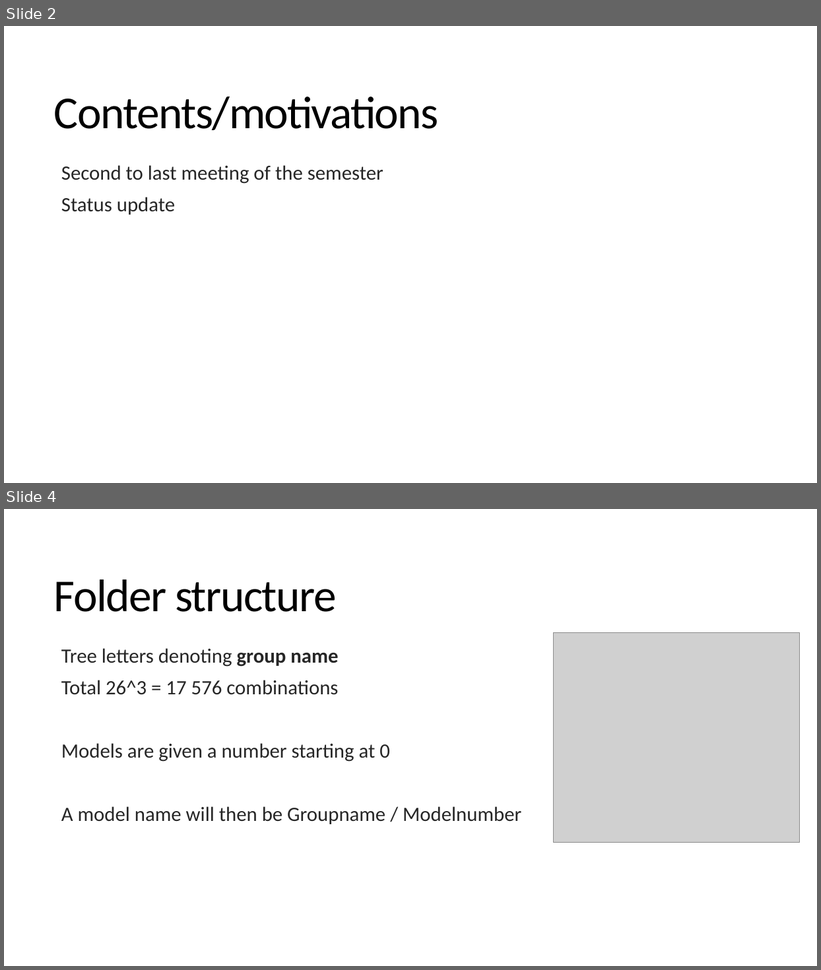
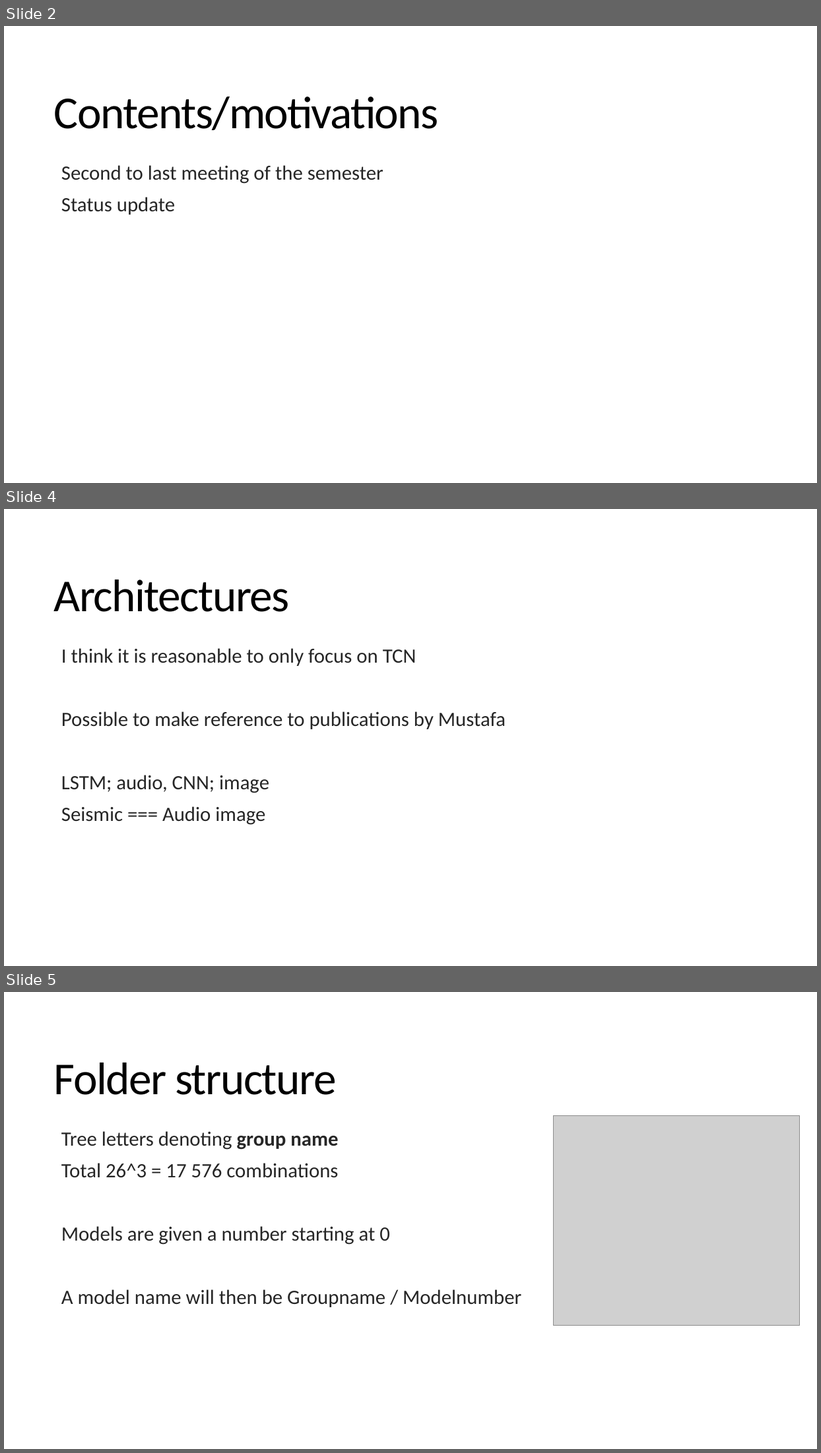
Before and after one commit to sjurmsc/MSC2023, a slide deck: Meeting Presentations/03.11.2022_General_meeting.pptx. Shown one above the other, each under a label of ours: slides 2 and 4 before the commit, slides 2, 4 and 5 after it; the slides between them are not shown. The pictures are 821x970 and 821x1453 pixels, drawn with LibreOffice and Linux fonts; fonts in the diff are those of the drawing; grey boxes stand for pictures. Boxes give left, top, right and bottom in pixels: in the first picture for what was removed or moved away, otherwise in the second. Text is boxed around its words. In the diff, an @@ line names an element or a change of style, - is before the commit and + after.

```diff
--- a/Meeting Presentations/03.11.2022_General_meeting.pptx
+++ b/Meeting Presentations/03.11.2022_General_meeting.pptx
@@ slide 4 added at (4, 509, 817, 966), background #FFFFFF @@
@@ title added at (54, 580, 290, 612), 54 pt, text #000000 @@
+Architectures
@@ text added at (61, 648, 506, 825), 24 pt, text #262626 @@
+  I think it is reasonable to only focus on TCN
+  Possible to make reference to publications by Mustafa
+  LSTM; audio, CNN; image
+  Seismic === Audio image
@@ what was slide 4 is now slide 5 @@
```
Also in this commit, not shown: 2 slides changed, 5 other slides added, 1 other file.
